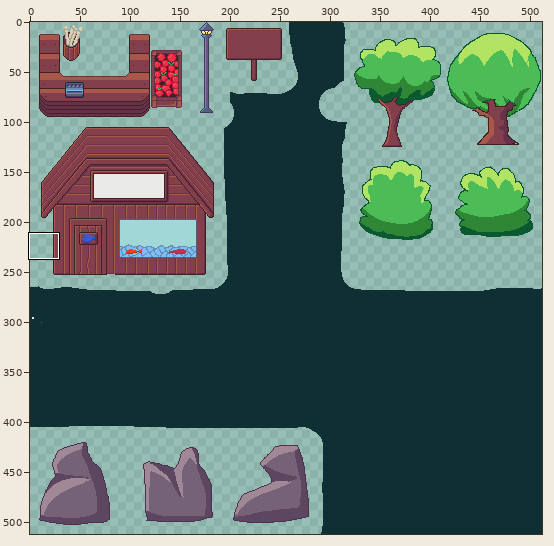
Sprite sheet, stored at Brackeys Jam 2022/Assets/Art/buildings.png. Above, an overview of the earlier version with the close-up marked.
Close-up. Before the commit:
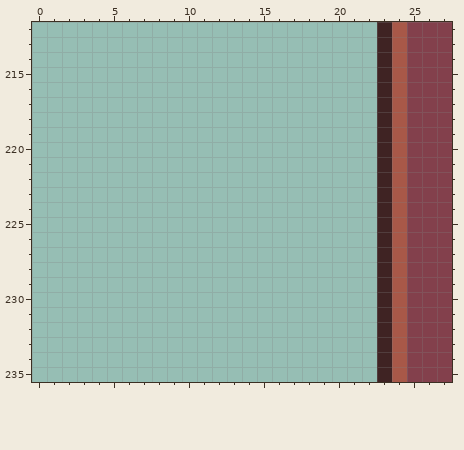
The file is 512x512 pixels. Colours within 5 levels of each other are drawn and written as one. Shown: x 0..27, y 212..235.
After:
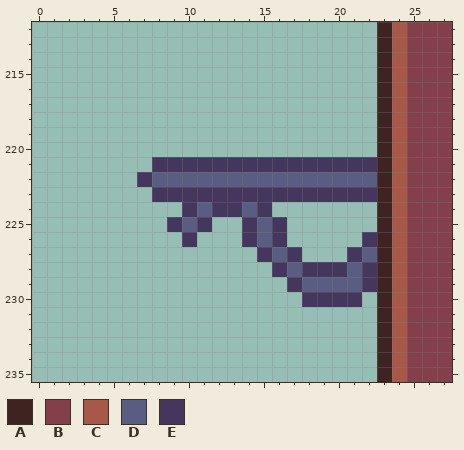
Palette (. is transparent): A #3f2323  B #83404c  C #a85848  D #585d81  E #45365d
Difference:
Colour D is added in row 222 at x 8 to 22; in row 224 at x 11 and 14; in row 225 at x 10 and 15; in row 226 at x 15; in row 227 at x 16 and 22; in row 228 at x 17 and 21.
Colour D is added in row 229 at x 18 to 21.
Colour E is added in row 221 at x 8 to 22; in row 222 at x 7; in row 223 at x 8 to 22; in row 224 at x 10, 12 to 13 and 15; in row 225 at x 9, 11, 14 and 16; in row 226 at x 10, 14, 16 and 22.
Colour E is added in row 227 at x 15, 17 and 21; in row 228 at x 16, 18 to 20 and 22; in row 229 at x 17 and 22; in row 230 at x 18 to 21.
Where, in picture pixels (left, top, right, bottom), the same in both close-ups:
added: (137, 157, 377, 307)
